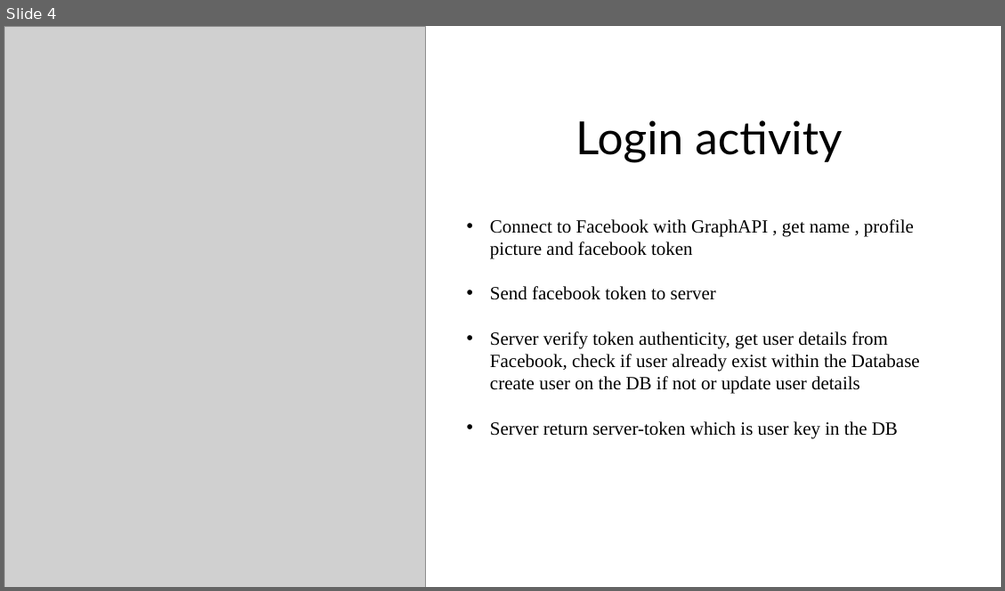
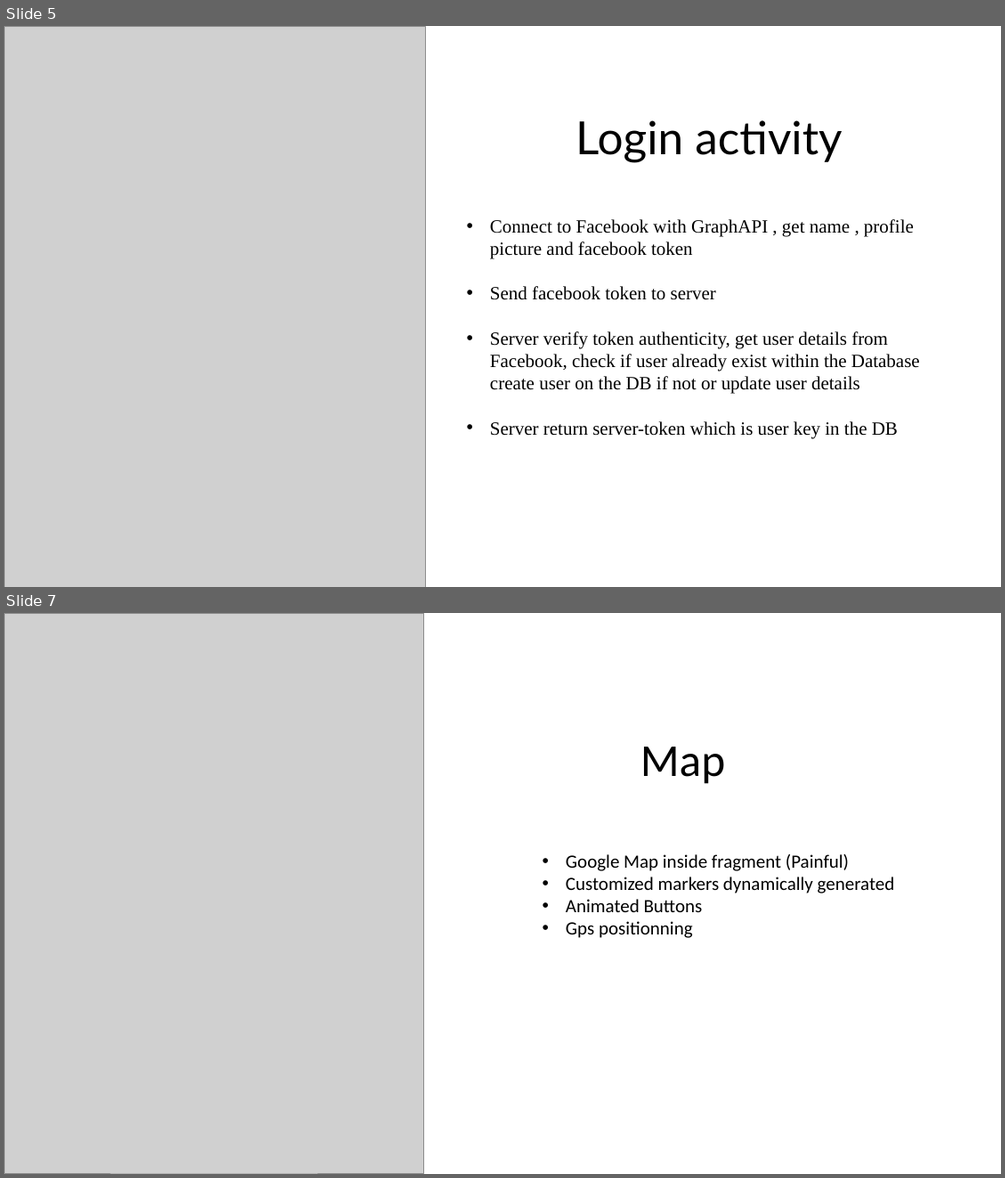
Before and after one commit to yazzaoui/Sociadee, a slide deck: sociadee.pptx. Shown one above the other, each under a label of ours: slide 4 before the commit, slides 5 and 7 after it; the slides between them are not shown. The pictures are 1005x591 and 1005x1178 pixels, drawn with LibreOffice and Linux fonts; fonts in the diff are those of the drawing; grey boxes stand for pictures. Boxes give left, top, right and bottom in pixels: in the first picture for what was removed or moved away, otherwise in the second. Text is boxed around its words. In the diff, an @@ line names an element or a change of style, - is before the commit and + after.

```diff
--- a/sociadee.pptx
+++ b/sociadee.pptx
@@ slide 7 added at (4, 613, 1001, 1174), background #FFFFFF @@
@@ picture added at (4, 613, 423, 1173) @@
@@ title added at (640, 747, 725, 784), 44 pt, text #000000 @@
+Map
@@ text added at (566, 854, 895, 938), 18 pt, text #000000 @@
+• Google Map inside fragment (Painful)
+• Customized markers dynamically generated
+• Animated Buttons
+• Gps positionning
@@ what was slide 4 is now slide 5 @@
```
Also in this commit, not shown: 3 slides changed, 4 other slides added, 1 slide removed, 9 other files.
